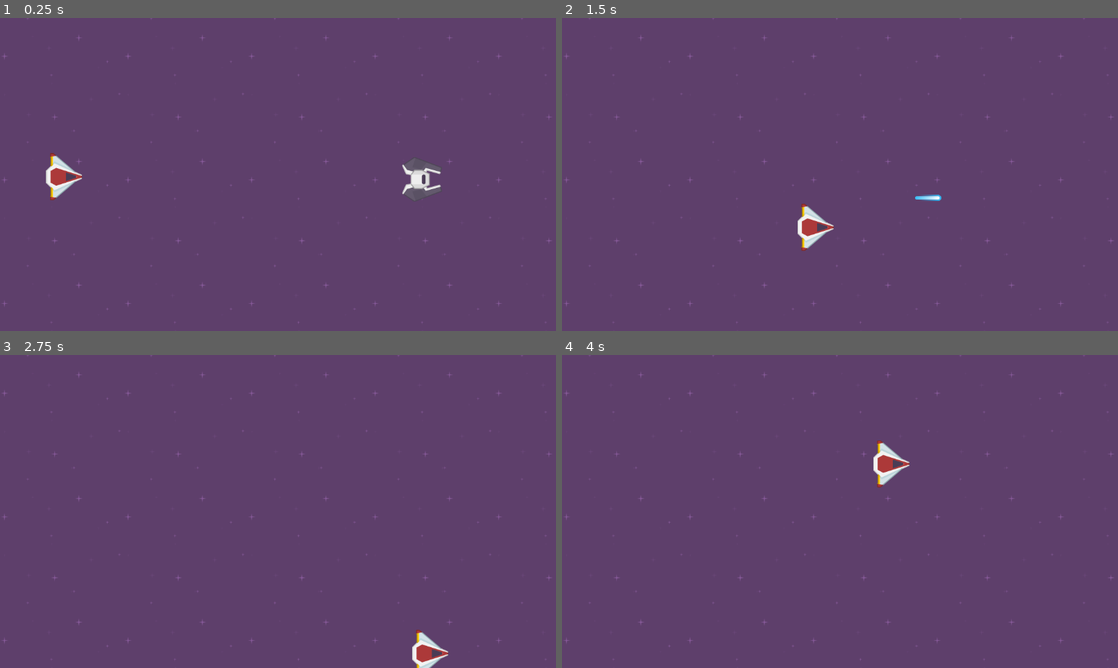
Above: before the commit, frames 1-4 (two rows, left to right).
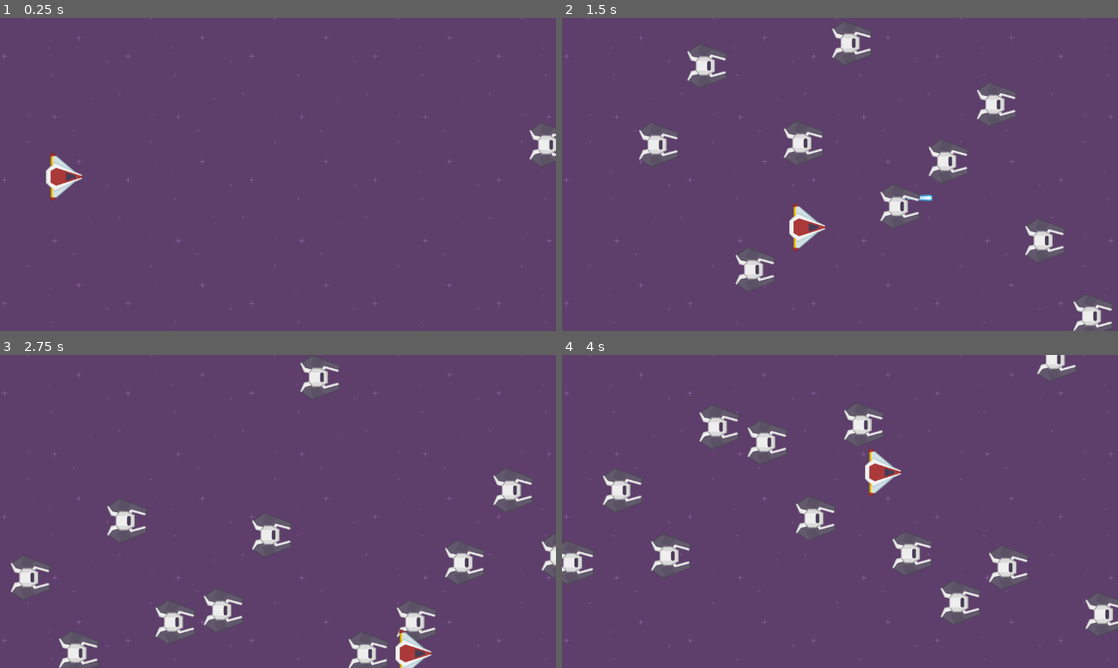
Above: after the commit, the same moments.

Repository: aPonce2001/JuegosInteractivosGodot
Game: Godot game, scene res://scenes/level_1.tscn
Two runs of this game, one before a commit and one after it. Both use one fixed random seed, a clock stepped at 60 frames per second and the inputs below.
Inputs:
- Up to frame 1 (0.25 s): no input
- Up to frame 2 (1.5 s): hold Right (move_right) 0.53-1.28 s; tap Shift (slow_move, bound only after the commit) at 0.6 s; hold Down (move_down) from 1.28 s (still down); tap Z (shoot) at 1.35 s
- Up to frame 3 (2.75 s): tap Shift (slow_move, bound only after the commit) at 1.55, 2.1 s; release Down (move_down) at 2.03 s; hold Right (move_right) from 2.03 s (still down)
- Up to frame 4 (4 s): release Right (move_right) at 2.78 s; hold Up (move_up) 2.78-3.53 s; tap Shift (slow_move, bound only after the commit) at 2.85, 3.8 s; hold Left (move_left) from 3.53 s (still down); tap Z (shoot) at 3.6 s

The runs differ from the first frame. In frame 1, 0.8% of the frame differs, in the area x 72-100%, y 33-59%; in frame 2, 5.3%; in frame 3, 5.9%; in frame 4, 5.9%, in the area x 0-100%, y 0-90%.

Commit message:
Add files via upload

Diff:
--- a/space-shooter/project.godot
+++ b/space-shooter/project.godot
@@ -12,7 +12,7 @@
 
 config/name="space-shooter"
 run/main_scene="res://scenes/level_1.tscn"
-config/features=PackedStringArray("4.1", "GL Compatibility")
+config/features=PackedStringArray("4.2", "GL Compatibility")
 config/icon="res://icon.svg"
 
 [display]
@@ -46,6 +46,11 @@
 "events": [Object(InputEventKey,"resource_local_to_scene":false,"resource_name":"","device":-1,"window_id":0,"alt_pressed":false,"shift_pressed":false,"ctrl_pressed":false,"meta_pressed":false,"pressed":false,"keycode":0,"physical_keycode":90,"key_label":0,"unicode":122,"echo":false,"script":null)
 ]
 }
+slow_move={
+"deadzone": 0.5,
+"events": [Object(InputEventKey,"resource_local_to_scene":false,"resource_name":"","device":-1,"window_id":0,"alt_pressed":false,"shift_pressed":false,"ctrl_pressed":false,"meta_pressed":false,"pressed":false,"keycode":0,"physical_keycode":4194325,"key_label":0,"unicode":0,"echo":false,"script":null)
+]
+}
 
 [rendering]
 
--- a/space-shooter/scenes/enemy.tscn
+++ b/space-shooter/scenes/enemy.tscn
@@ -17,3 +17,7 @@
 [node name="Sprite2D" type="Sprite2D" parent="."]
 rotation = -1.5708
 texture = ExtResource("1_ps647")
+
+[node name="VisibleOnScreenNotifier2D" type="VisibleOnScreenNotifier2D" parent="."]
+
+[connection signal="screen_exited" from="VisibleOnScreenNotifier2D" to="." method="_on_visible_on_screen_notifier_2d_screen_exited"]
--- a/space-shooter/scenes/level_1.tscn
+++ b/space-shooter/scenes/level_1.tscn
@@ -1,10 +1,11 @@
 [gd_scene load_steps=4 format=3 uid="uid://brr5k5yi8ra1r"]
 
+[ext_resource type="Script" path="res://scripts/level_1.gd" id="1_k5u37"]
 [ext_resource type="Texture2D" uid="uid://dtj1wq6fcuqv0" path="res://assets/Backgrounds/purple.png" id="1_mlw2r"]
 [ext_resource type="PackedScene" uid="uid://gvann2xs3ths" path="res://scenes/player.tscn" id="2_h12dn"]
-[ext_resource type="PackedScene" uid="uid://36a60kwkdpfh" path="res://scenes/enemy.tscn" id="3_d5w2g"]
 
 [node name="level1" type="Node2D"]
+script = ExtResource("1_k5u37")
 
 [node name="player" parent="." instance=ExtResource("2_h12dn")]
 position = Vector2(133, 329)
@@ -19,5 +20,8 @@
 texture = ExtResource("1_mlw2r")
 stretch_mode = 1
 
-[node name="enemy" parent="." instance=ExtResource("3_d5w2g")]
-position = Vector2(1062, 334)
+[node name="enemy-timer" type="Timer" parent="."]
+wait_time = 0.133
+autostart = true
+
+[connection signal="timeout" from="enemy-timer" to="." method="_on_enemytimer_timeout"]
--- a/space-shooter/scenes/player.tscn
+++ b/space-shooter/scenes/player.tscn
@@ -17,6 +17,6 @@
 polygon = PackedVector2Array(24, 0, -18, -28, -28, -1, -19, 26)
 
 [node name="shoot_timer" type="Timer" parent="."]
-wait_time = 0.2
+wait_time = 0.15
 
 [connection signal="timeout" from="shoot_timer" to="." method="_on_shoot_timer_timeout"]
--- a/space-shooter/scripts/enemy.gd
+++ b/space-shooter/scripts/enemy.gd
@@ -6,3 +6,7 @@
 
 func _physics_process(delta):
 	self.position.x -= speed * delta
+
+
+func _on_visible_on_screen_notifier_2d_screen_exited():
+	queue_free()
--- /dev/null
+++ b/space-shooter/scripts/level_1.gd
@@ -0,0 +1,14 @@
+extends Node2D
+
+
+var enemy_scene
+
+func _ready():
+	enemy_scene = preload("res://scenes/enemy.tscn")
+
+
+func _on_enemytimer_timeout():
+	var enemy_instance = enemy_scene.instantiate()
+	var random_y = randf_range(0, get_viewport_rect().size.y)
+	enemy_instance.position = Vector2(1226, random_y)
+	add_child(enemy_instance)
--- a/space-shooter/scripts/player.gd
+++ b/space-shooter/scripts/player.gd
@@ -11,6 +11,9 @@
 
 
 @export var clamp_padding_y = 30
+
+
+@export var slow_move_factor = 0.5
 
 
 var rocket_scene
@@ -37,6 +40,12 @@
 		$shoot_timer.start()
 	if Input.is_action_just_released("shoot"):
 		$shoot_timer.stop()
+
+	if Input.is_action_just_pressed("slow_move"):
+		speed = slow_move_factor * speed
+	if Input.is_action_just_released("slow_move"):
+		speed = (1/slow_move_factor) * speed
+
 
 
 func shoot():
